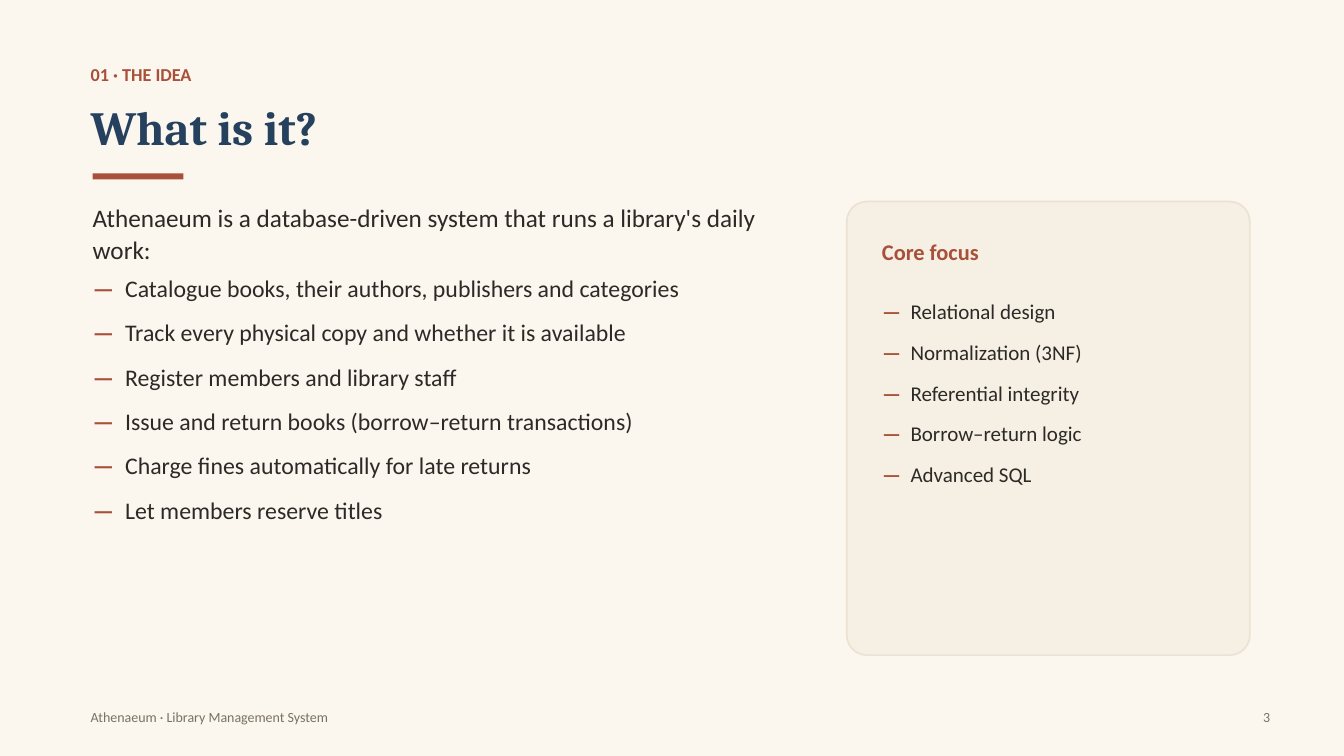
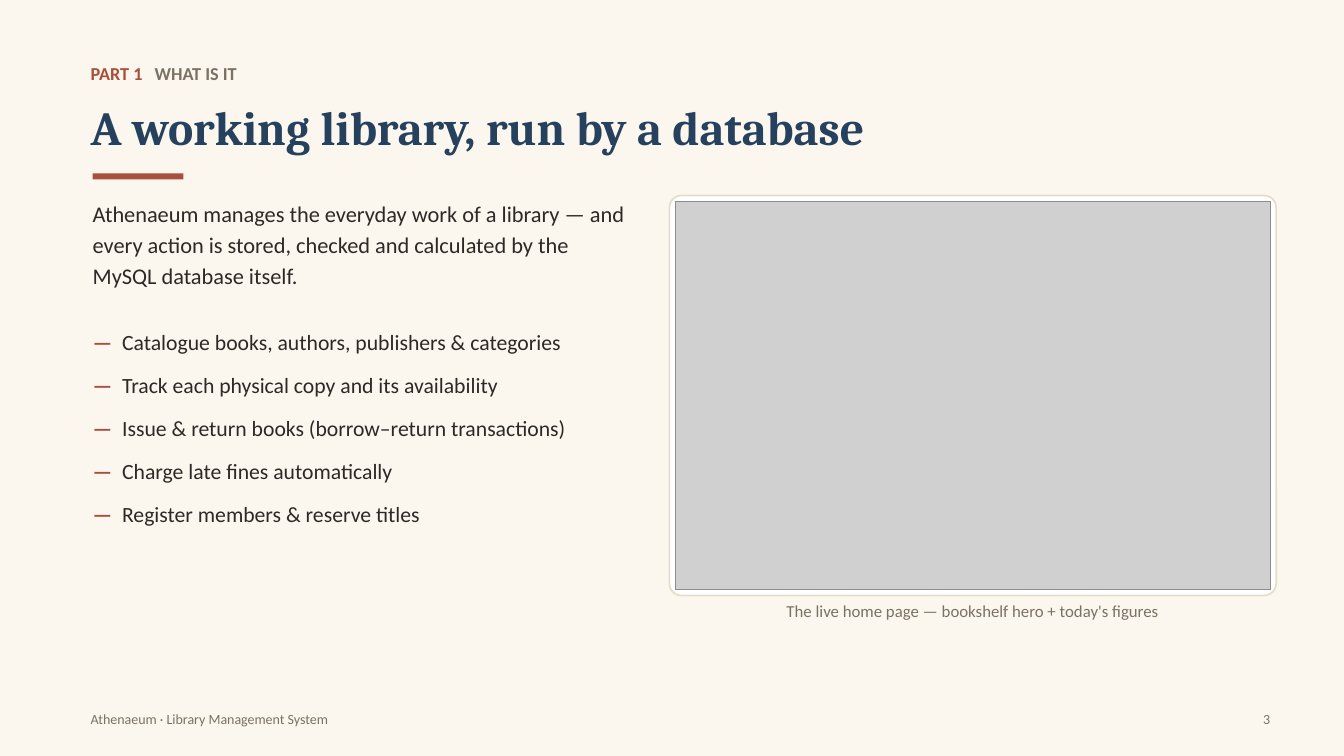
Before and after one commit to Roky777/DBMS_CAPSTONE, a slide deck: slide 3 of docs/Athenaeum_Presentation.pptx. Drawn at 1344x756 pixels with LibreOffice and Linux fonts; fonts in the diff are those of the drawing; grey boxes stand for pictures. Boxes give left, top, right and bottom in pixels: in the first picture for what was removed or moved away, otherwise in the second. Text is boxed around its words. In the diff, an @@ line names an element or a change of style, - is before the commit and + after.

Commit message:
Rebuild presentation: 4-part flow with live app screenshots

```diff
--- a/docs/Athenaeum_Presentation.pptx
+++ b/docs/Athenaeum_Presentation.pptx
@@ text at [91, 68, 237, 80]: text changed; text colour #A8503A to #7A7263 @@
-01 · THE IDEA
+PART 1 WHAT IS IT
@@ text at [91, 112, 864, 156]: text changed @@
-What is it?
+A working library, run by a database
@@ text at [93, 206, 624, 288]: text changed; size 18 to 16 pt @@
-Athenaeum is a database-driven system that runs a library's daily work:
+Athenaeum manages the everyday work of a library — and every action is stored, checked and calculated by the MySQL database itself.
@@ rounded rectangle: place and size @@
-rounded rectangle at [847, 202, 1250, 655]
+rounded rectangle at [669, 196, 1276, 596]
@@ rounded rectangle at [669, 196, 1276, 596]: fill #F6EFE4 to #FFFFFF; outline #ECE2D4 1.2 pt to #E6DCCC 1.2 pt; proportions changed @@
@@ picture added at [676, 202, 1270, 590] @@
@@ text removed at [882, 244, 979, 260] @@
-Core focus
@@ text removed at [911, 304, 1082, 485] @@
-— Relational design
-— Normalization (3NF)
-— Referential integrity
-— Borrow–return logic
-— Advanced SQL
@@ text at [122, 335, 565, 526]: text changed; size 17 to 15.5 pt @@
-— Catalogue books, their authors, publishers and categories
-— Track every physical copy and whether it is available
-— Register members and library staff
-— Issue and return books (borrow–return transactions)
-— Charge fines automatically for late returns
-— Let members reserve titles
+— Catalogue books, authors, publishers & categories
+— Track each physical copy and its availability
+— Issue & return books (borrow–return transactions)
+— Charge late fines automatically
+— Register members & reserve titles
@@ text added at [786, 605, 1158, 620], 12 pt, text #7A7263 @@
+The live home page — bookshelf hero + today's figures
```
Also in this commit, not shown: 11 other slides changed, 4 slides added, 3 slides removed, 1 other file.
